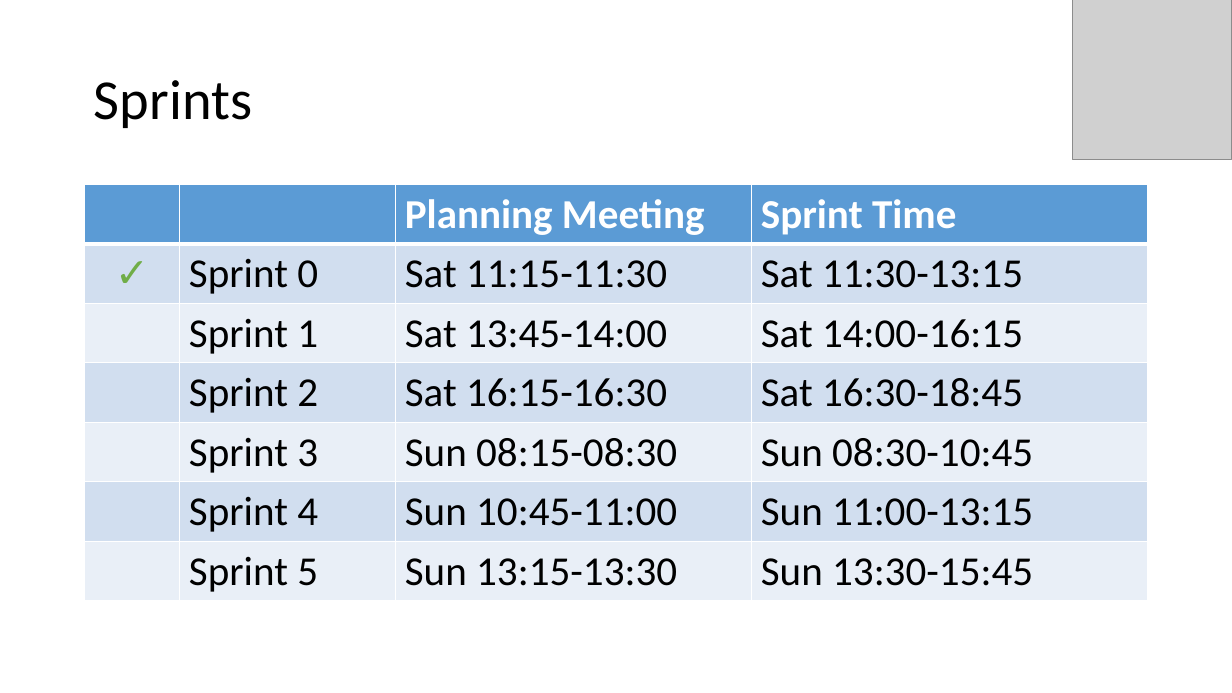
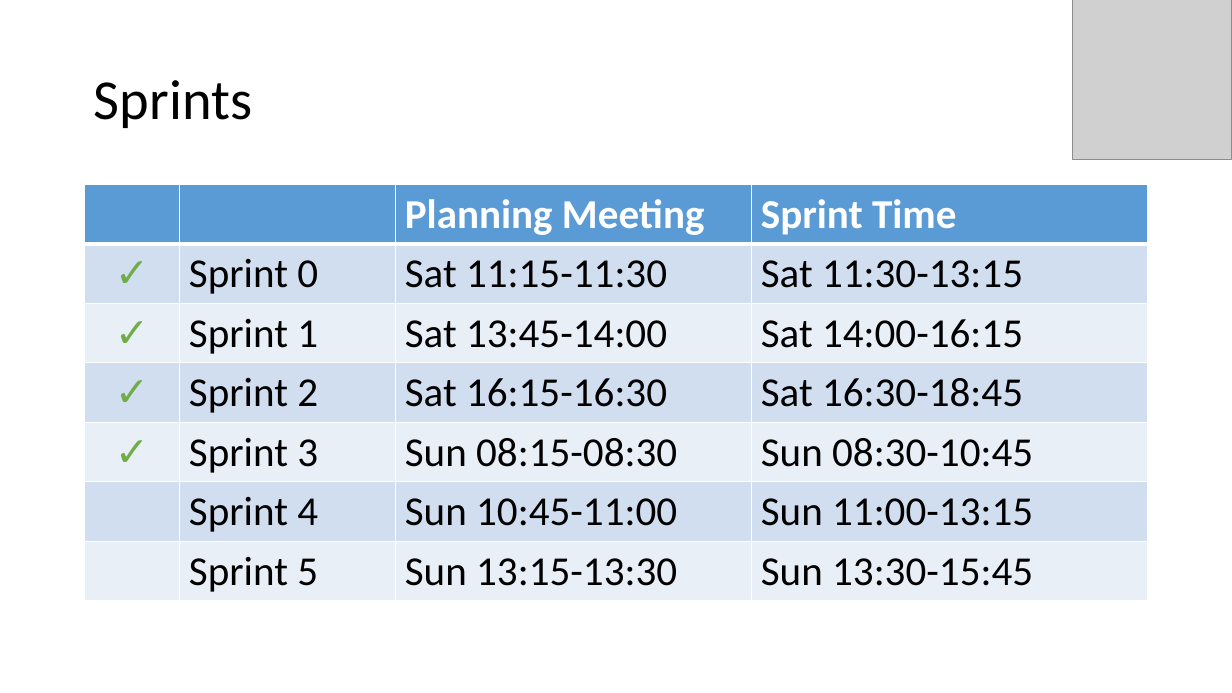
Before and after one commit to JordoCo/DXHack2016, a slide deck: slide 2 of Planning/Planning.pptx. Drawn at 1232x693 pixels with LibreOffice and Linux fonts; fonts in the diff are those of the drawing; grey boxes stand for pictures. Boxes give left, top, right and bottom in pixels: in the first picture for what was removed or moved away, otherwise in the second. Text is boxed around its words. In the diff, an @@ line names an element or a change of style, - is before the commit and + after.

```diff
--- a/Planning/Planning.pptx
+++ b/Planning/Planning.pptx
@@ table at (x1=85, y1=185, x2=1148, y2=596) @@
-row 3, column 1: 
+row 3, column 1: ✓
-row 4, column 1: 
+row 4, column 1: ✓
-row 5, column 1: 
+row 5, column 1: ✓
```
Also in this commit, not shown: 3 other files.
